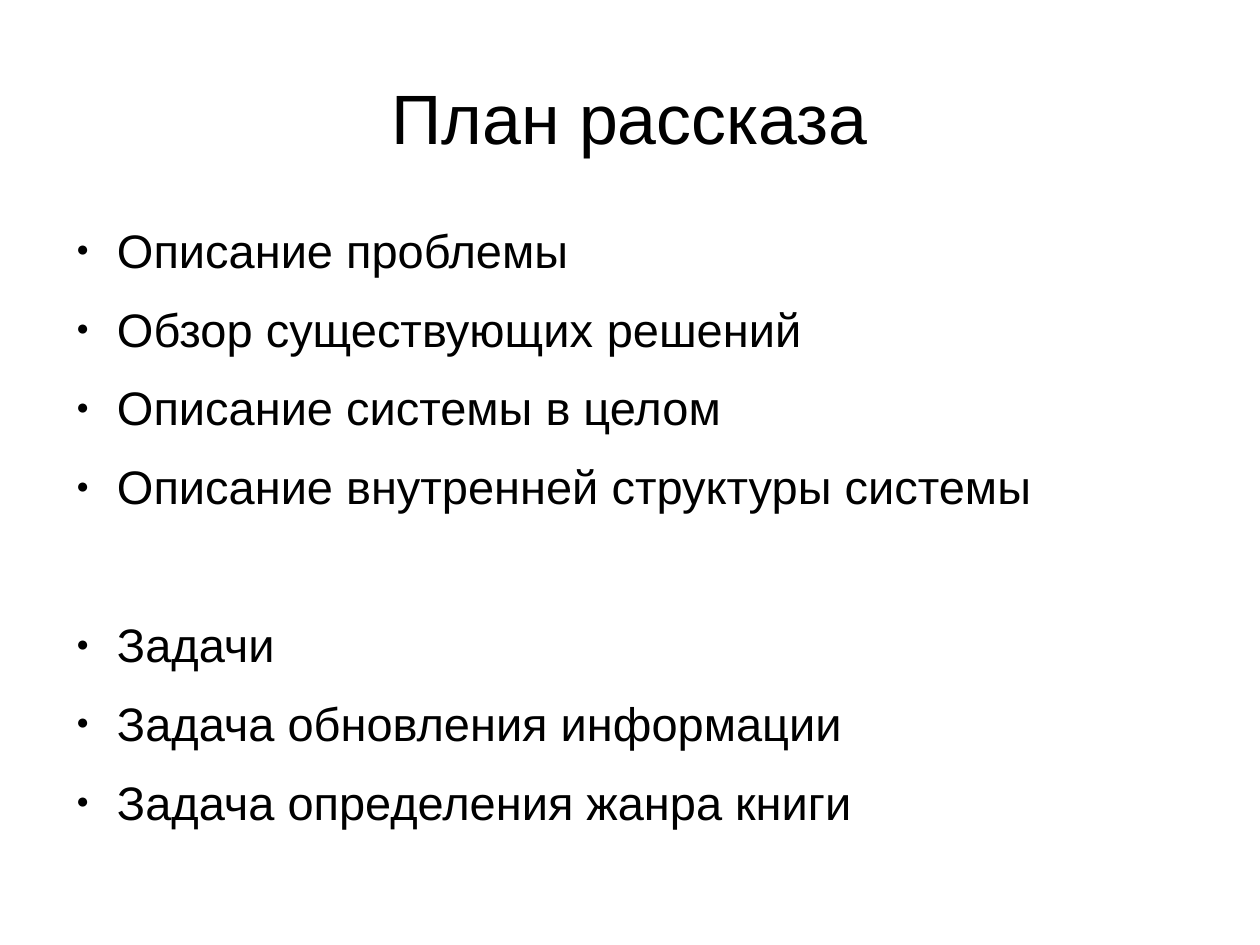
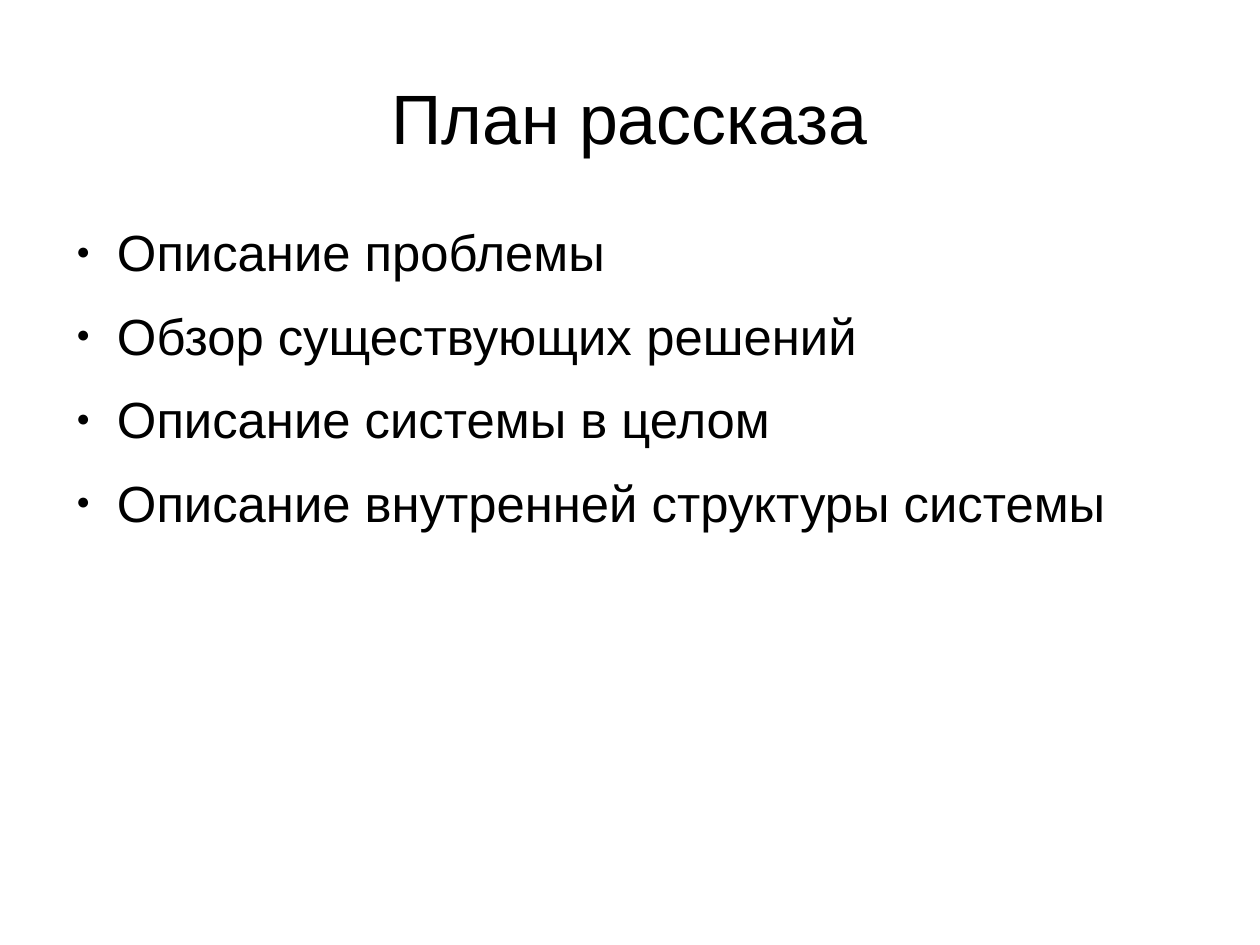
Before and after one commit to kropp/ebooksearchtool, a slide deck: slide 2 of server/doc/master_papers/kate_paper/presentation.odp. Drawn at 1260x945 pixels with LibreOffice and Linux fonts; fonts in the diff are those of the drawing. Boxes give left, top, right and bottom in pixels: in the first picture for what was removed or moved away, otherwise in the second. Text is boxed around its words. In the diff, an @@ line names an element or a change of style, - is before the commit and + after.

Commit message:
doc: presentation updated

```diff
--- a/server/doc/master_papers/kate_paper/presentation.odp
+++ b/server/doc/master_papers/kate_paper/presentation.odp
@@ text "Описание проблемы" at (x1=117, y1=233, x2=1106, y2=532): size 29.6 to 32 pt @@
@@ text at (x1=117, y1=629, x2=851, y2=829): paragraphs removed @@
-● Задачи
-● Задача обновления информации
-● Задача определения жанра книги
-● Заключение
```
Also in this commit, not shown: 3 other slides changed, 1 other file.
